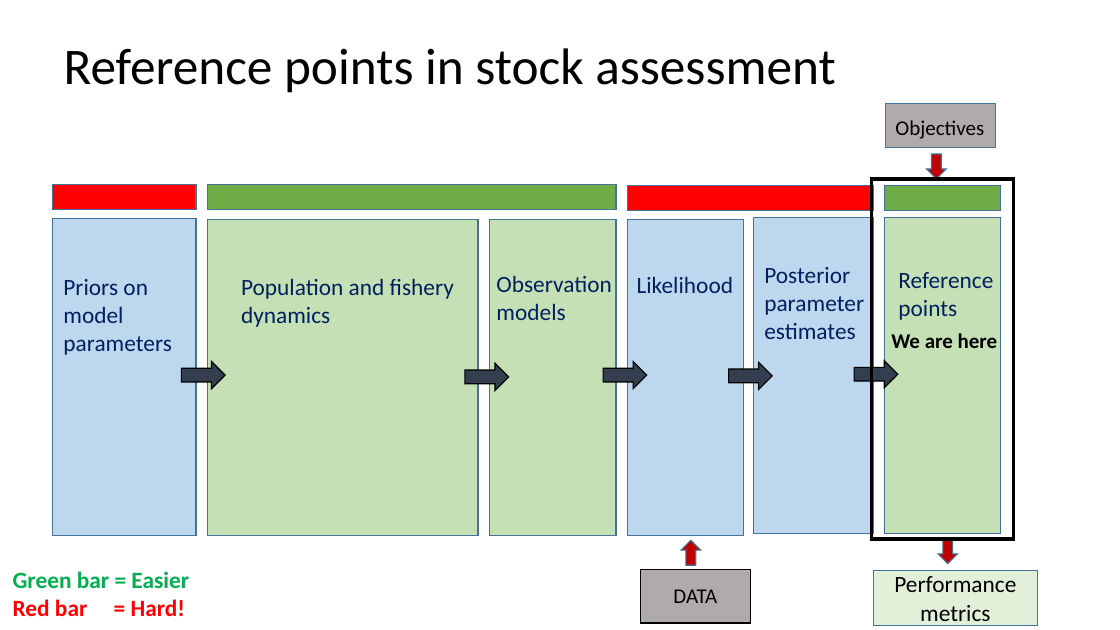
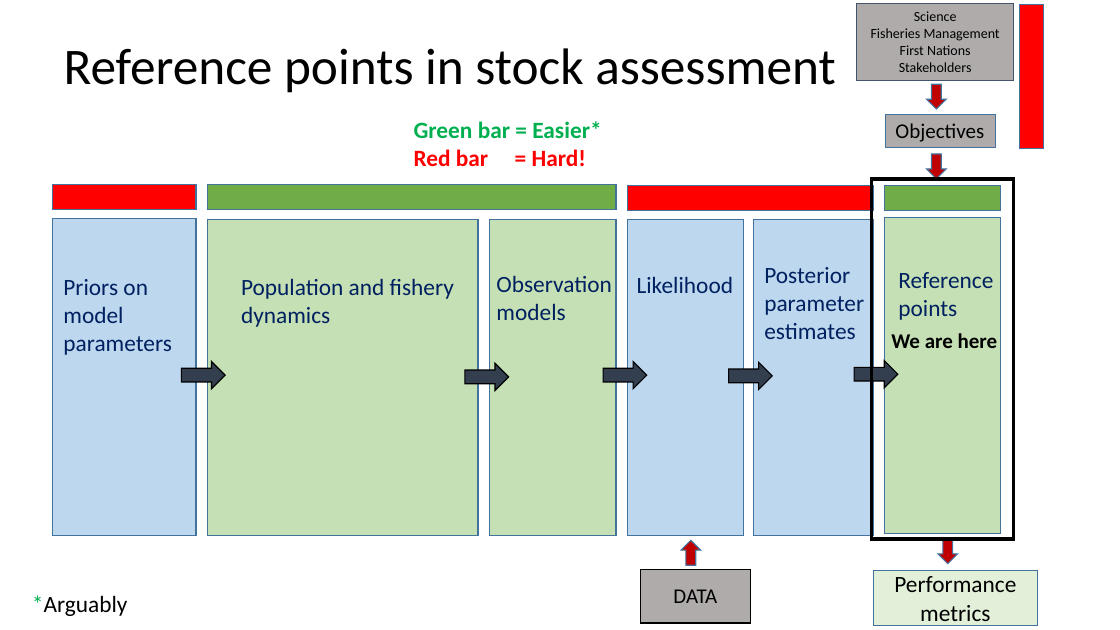
Before and after one commit to TESA-workshops/Ref-Pt-101, a slide deck: slide 20 of RefPt101_221110tb.pptx. Drawn at 1120x630 pixels with LibreOffice and Linux fonts; fonts in the diff are those of the drawing. Boxes give left, top, right and bottom in pixels: in the first picture for what was removed or moved away, otherwise in the second. Text is boxed around its words. In the diff, an @@ line names an element or a change of style, - is before the commit and + after.

```diff
--- a/RefPt101_221110tb.pptx
+++ b/RefPt101_221110tb.pptx
@@ rectangle added at (x1=857, y1=4, x2=1014, y2=81), fill #AFABAB, outline #44546A 0.75 pt, 12 pt, text #000000 @@
+Science
+Fisheries Management
+First Nations
+Stakeholders
@@ rectangle added at (x1=1019, y1=5, x2=1044, y2=148), fill #FF0000, outline #43739E 1 pt @@
@@ right arrow added at (x1=927, y1=84, x2=946, y2=109), fill #C00000, outline #43739E 1 pt @@
@@ text "Green bar = Easier*" moved from (x1=13, y1=571, x2=189, y2=616) to (x1=414, y1=121, x2=601, y2=166) @@
@@ rectangle resized from (x1=886, y1=104, x2=996, y2=148) to (x1=886, y1=114, x2=996, y2=148) @@
@@ text at (x1=414, y1=121, x2=601, y2=138): text changed @@
-Green bar = Easier
+Green bar = Easier*
@@ text added at (x1=32, y1=595, x2=128, y2=616), 20 pt, text #000000 @@
+*Arguably
```
Also in this commit, not shown: 14 other slides changed.
